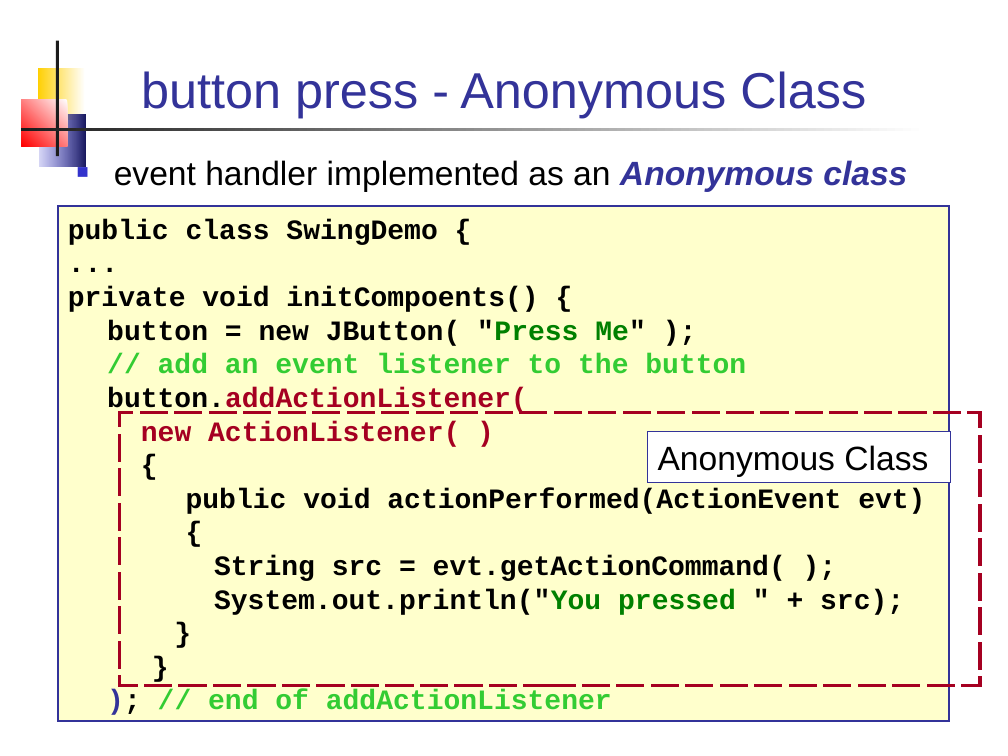
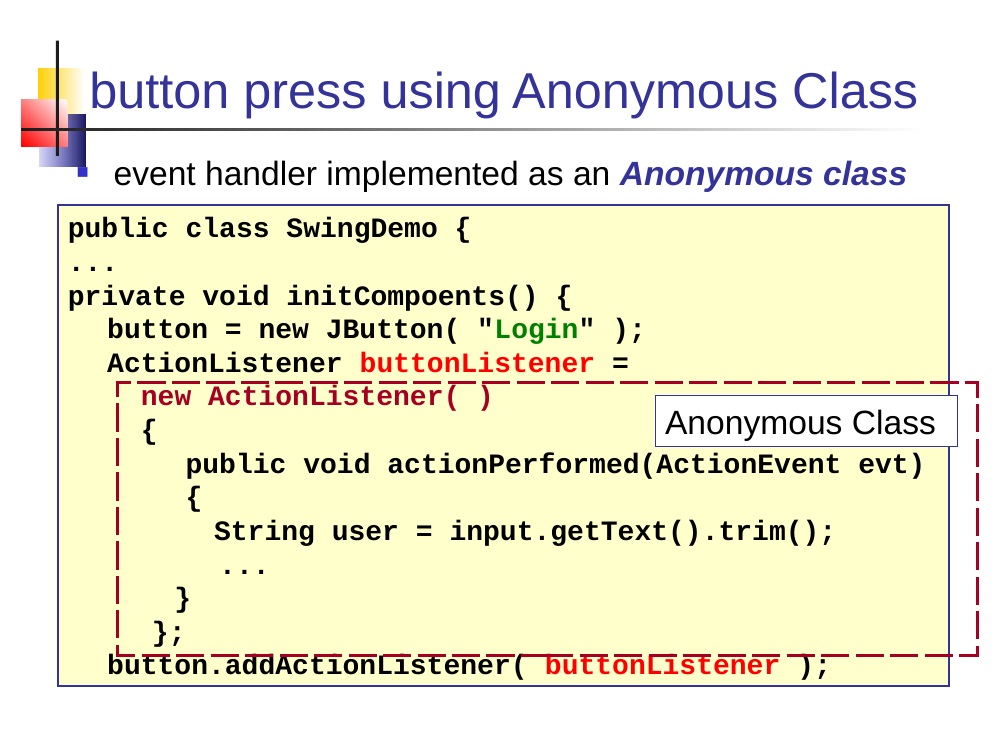
Before and after one commit to skeoop/skeoop.github.io, a slide deck: slide 16 of week6/Graphics-3-Event Handling.ppt (slide 17 before the commit). Drawn at 1008x756 pixels with LibreOffice and Linux fonts; fonts in the diff are those of the drawing. Boxes give left, top, right and bottom in pixels: in the first picture for what was removed or moved away, otherwise in the second. Text is boxed around its words. In the diff, an @@ line names an element or a change of style, - is before the commit and + after.

```diff
--- a/week6/Graphics-3-Event Handling.ppt
+++ b/week6/Graphics-3-Event Handling.ppt
@@ title at bbox=[89, 71, 918, 118]: text changed @@
-button press - Anonymous Class
+button press using Anonymous Class
@@ rectangle "public class SwingDemo {": place and size @@
-rectangle "public class SwingDemo {" at bbox=[57, 207, 949, 721]
+rectangle "public class SwingDemo {" at bbox=[57, 205, 949, 685]
@@ text in rectangle at bbox=[107, 318, 595, 373]: text changed; text colour #33CC33 to #000000 @@
-button = new JButton( "Press Me" );
-// add an event listener to the button
-button.addActionListener(
+button = new JButton( "Login" );
+ActionListener buttonListener =
@@ rectangle: place and size @@
-rectangle at bbox=[120, 413, 980, 686]
+rectangle at bbox=[118, 382, 978, 655]
@@ rectangle "Anonymous Class": place and size @@
-rectangle "Anonymous Class" at bbox=[648, 431, 951, 482]
+rectangle "Anonymous Class" at bbox=[655, 396, 958, 447]
@@ text in rectangle at bbox=[214, 520, 837, 546]: text changed @@
-String src = evt.getActionCommand( );
-System.out.println("You pressed " + src);
+String user = input.getText().trim();
+...
@@ text in rectangle at bbox=[107, 655, 780, 680]: text changed; text colour #33CC33 to #000000 @@
-}
-); // end of addActionListener
+};
+button.addActionListener( buttonListener );
```
Also in this commit, not shown: 9 other slides changed, 1 slide added, 10 slides removed, 10 other files.
